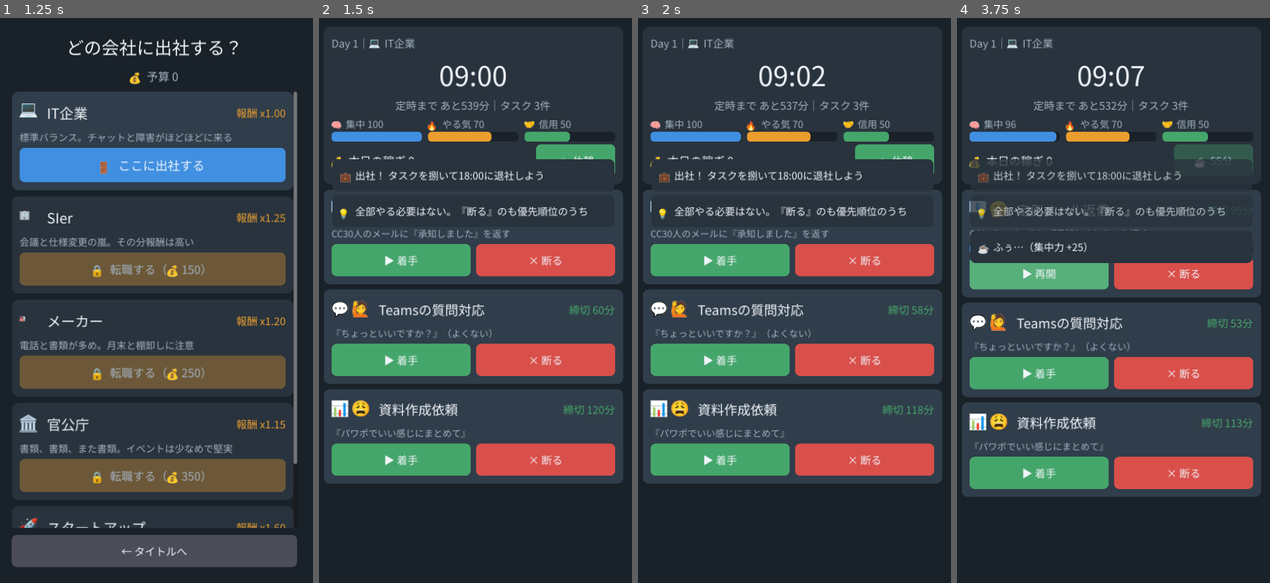
Above: before the commit, frames 1-4 (left to right).
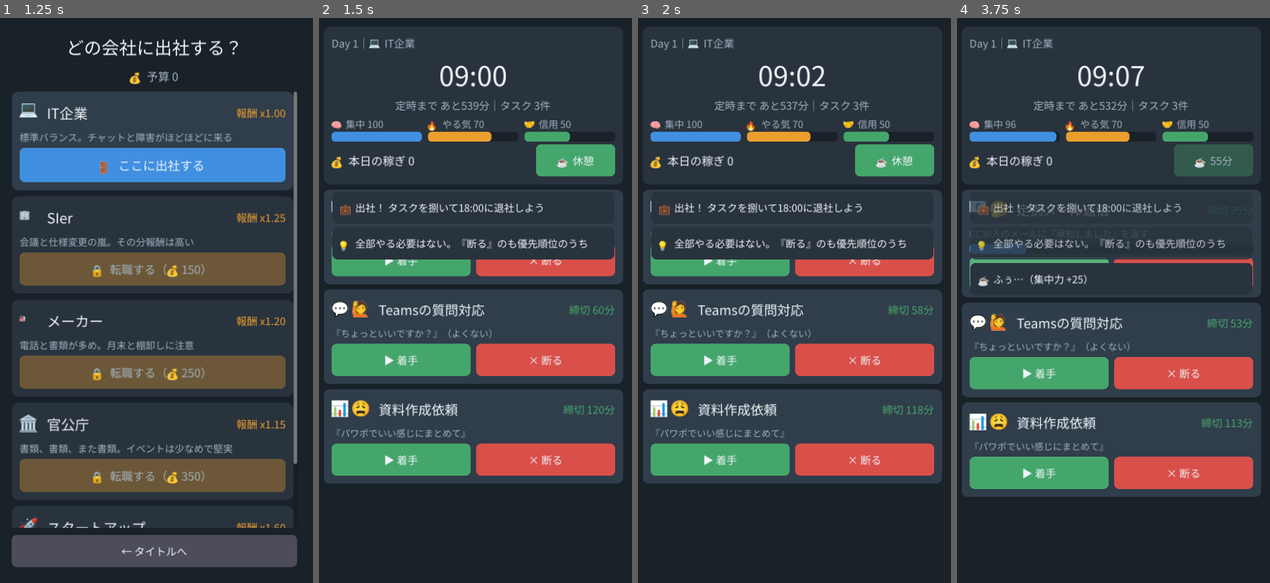
Above: after the commit, the same moments.

Repository: deradera56/teiji-challenge-deploy
Game: Godot game, scene res://scenes/Title.tscn
Same seed, same stepped clock (60 frames per second), same inputs: the game is played once before the commit and once after it.
Inputs:
- Up to frame 1 (1.25 s): click "💼 出社する" at 0.5 s
- Up to frame 2 (1.5 s): click "🚪 ここに出社する" at 1.25 s
- Up to frame 3 (2 s): no input
- Up to frame 4 (3.75 s): click "☕ 休憩" at 2 s; click "▶ 着手" at 2.75 s; click "⏸ 中断" at 3.5 s

Frame 1 is identical in both runs. In frame 2, 5.5% of the frame differs, in the area x 4-95%, y 25-43%; in frame 3, 5.5%; in frame 4, 8.2%, in the area x 4-95%, y 25-49%.

Commit message:
fix: トースト重なり解消・ラッシュ時刻前倒し・AI処理中の締切停止
- game.gd: トースト表示位置をHUDの実高さに追従させ、時計や会社名などの
  常設テキストとトーストが重なって読めなくなる問題を解消
- game.gd: 帰宅ラッシュの発生を17:50→17:30に前倒し（消化しきれない問題への対応）。
  関連するトースト文言・データ内の時刻描写（rush_boss/rush_request/rush_incident）・
  READMEも合わせて更新
- game.gd: AI委任中のタスクも作業中と同様に締切の進行を止めるよう修正
  （着手済みタスクが手が離れている間に期限切れになる理不尽を解消）
- ui_theme.gd: make_labelにwrapパラメータを追加（デフォルトOFF）。
  折返し必須の説明文・トースト等の呼び出し側にwrap=trueを付与し、
  新規追加したタイトル/リザルト画面の統計行にも一貫して適用
- ui_theme.gd: make_margin_vboxがScrollContainer直下でも全幅・全高に
  広がるようサイズフラグを明示（スマホでの表示崩れ対策）
- 全GDScriptをgdtoolkitで構文検証、全JSONデータの妥当性を確認済み

Diff:
--- a/data/tasks.json
+++ b/data/tasks.json
@@ -102,21 +102,21 @@
     },
     {
       "id": "rush_boss", "name": "上司『ちょっといい？』", "icon": "👔😨", "category": "rush",
-      "desc": "17:50に肩を叩かれた。嫌な予感しかしない",
+      "desc": "17:30に肩を叩かれた。嫌な予感しかしない",
       "work_min": 8, "focus_cost": 5, "deadline_min": 30,
       "trust_done": 4, "trust_fail": -7, "motivation_fail": -5,
       "budget_reward": 6, "urgent": true, "refuse_trust": -4, "weight": 0
     },
     {
       "id": "rush_request", "name": "退社直前の依頼", "icon": "📥🙏", "category": "rush",
-      "desc": "『今日中にお願いできる？』（今17:50）",
+      "desc": "『今日中にお願いできる？』（今17:30）",
       "work_min": 10, "focus_cost": 6, "deadline_min": 35,
       "trust_done": 5, "trust_fail": -8, "motivation_fail": -6,
       "budget_reward": 8, "urgent": true, "refuse_trust": -3, "weight": 0
     },
     {
       "id": "rush_incident", "name": "本番障害!?", "icon": "💥😱", "category": "rush",
-      "desc": "17:50のアラート通知。今日イチの緊張感",
+      "desc": "17:30のアラート通知。今日イチの緊張感",
       "work_min": 14, "focus_cost": 9, "deadline_min": 40,
       "trust_done": 8, "trust_fail": -13, "motivation_fail": -7,
       "budget_reward": 14, "urgent": true, "refuse_trust": -8, "weight": 0
--- a/scripts/autoload/config.gd
+++ b/scripts/autoload/config.gd
@@ -6,7 +6,7 @@
 var task_list: Array = []             # タスク定義の配列
 var spawn_interval_min: float = 24.0  # タスク発生間隔（ゲーム内分）
 var initial_tasks: Array = []         # 出社直後に積まれるタスク
-var rush_pool: Array = []             # 17:50ラッシュ用タスク
+var rush_pool: Array = []             # 17:30ラッシュ用タスク
 
 var events: Array = []
 var event_interval_min: float = 55.0
--- a/scripts/game/game.gd
+++ b/scripts/game/game.gd
@@ -1,9 +1,9 @@
 extends Control
-## コアゲームループ：出社→タスク発生→優先順位判断→イベント→17:50ラッシュ→退社判定
+## コアゲームループ：出社→タスク発生→優先順位判断→イベント→17:30ラッシュ→退社判定
 ## 時間はゲーム内分（9:00開始=0分、18:00=540分）で管理する。
 
 const DAY_END_MIN := 540.0      # 18:00 定時
-const RUSH_MIN := 530.0         # 17:50 ラッシュ
+const RUSH_MIN := 510.0         # 17:30 ラッシュ（消化しきれる余裕を持たせるため17:50から前倒し）
 const SPAWN_STOP_MIN := 500.0   # 通常タスクの発生はここまで
 const FORCE_END_MIN := 660.0    # 20:00 強制退社
 const GAME_MIN_PER_SEC := 3.2   # 実時間1秒 = ゲーム内3.2分（1日 約2.8分）
@@ -52,6 +52,7 @@
 var card_list: VBoxContainer
 var toast_box: VBoxContainer
 var flash_rect: ColorRect
+var hud_panel: PanelContainer
 
 
 func _ready() -> void:
@@ -137,8 +138,8 @@
 
 func _update_deadlines(dgm: float) -> void:
 	for card in cards.duplicate():
-		if card.state == TaskCard.State.ACTIVE:
-			continue  # 作業中は締切を止める（集中の恩恵）
+		if card.state == TaskCard.State.ACTIVE or card.state == TaskCard.State.AI:
+			continue  # 作業中・AI処理中は締切を止める（着手していれば期限切れにはならない）
 		card.deadline_left -= dgm
 		if card.deadline_left <= 0.0:
 			_fail_task(card)
@@ -168,7 +169,7 @@
 		var tpl := Config.get_task(id)
 		if not tpl.is_empty():
 			_add_task(tpl, true)
-	_toast("⏰ 17:50！帰宅直前ラッシュ発生！！", UiTheme.CARD_URGENT)
+	_toast("⏰ 17:30！帰宅直前ラッシュ発生！！", UiTheme.CARD_URGENT)
 	_flash(UiTheme.BAD)
 
 
@@ -463,6 +464,7 @@
 
 	# --- HUDパネル ---
 	var hud := UiTheme.make_panel(UiTheme.PANEL, 16)
+	hud_panel = hud
 	vb.add_child(hud)
 	var hud_vb := VBoxContainer.new()
 	hud_vb.add_theme_constant_override("separation", 6)
@@ -588,6 +590,11 @@
 	var ai_free := _ai_free_slots() > 0
 	for card in cards:
 		card.update_view(ai_available, ai_free)
+
+	# トーストがHUD（クロックや会社名など）と重ならないよう、実際のHUD高さに追従させる
+	if hud_panel != null:
+		var hud_bottom_local := hud_panel.get_global_rect().end.y - get_global_rect().position.y
+		toast_box.offset_top = hud_bottom_local + 16
 
 
 func _on_coffee() -> void:
--- a/scripts/ui/result.gd
+++ b/scripts/ui/result.gd
@@ -22,7 +22,7 @@
 	vb.add_child(outcome)
 
 	var day_l := UiTheme.make_label("Day %d｜%s" % [int(r.get("day", 1)), String(r.get("company", ""))],
-			24, UiTheme.TEXT_DIM)
+			24, UiTheme.TEXT_DIM, true)
 	day_l.horizontal_alignment = HORIZONTAL_ALIGNMENT_CENTER
 	vb.add_child(day_l)
 
@@ -36,7 +36,7 @@
 	grade_l.horizontal_alignment = HORIZONTAL_ALIGNMENT_CENTER
 	vb.add_child(grade_l)
 	if bool(r.get("perfect", false)):
-		var p := UiTheme.make_label("💮 パーフェクトデー！（失敗ゼロで定時退社）", 25, UiTheme.WARN)
+		var p := UiTheme.make_label("💮 パーフェクトデー！（失敗ゼロで定時退社）", 25, UiTheme.WARN, true)
 		p.horizontal_alignment = HORIZONTAL_ALIGNMENT_CENTER
 		vb.add_child(p)
 
@@ -47,7 +47,7 @@
 		vb.add_child(lvup)
 		var lvup_l := UiTheme.make_label(
 			"🆙 プレイヤーレベルアップ！ Lv%d → Lv%d" % [int(r.get("level_before", 0)), int(r.get("level_after", 0))],
-			26, UiTheme.TEXT_MAIN)
+			26, UiTheme.TEXT_MAIN, true)
 		lvup_l.horizontal_alignment = HORIZONTAL_ALIGNMENT_CENTER
 		lvup.add_child(lvup_l)
 
@@ -107,7 +107,7 @@
 	money.horizontal_alignment = HORIZONTAL_ALIGNMENT_CENTER
 	rv.add_child(money)
 	var rank := UiTheme.make_label("👑 %s｜定時退社 %d回｜🔥連続 %d" % [Meta.rank_name(), Meta.teiji_count, Meta.streak],
-			24, UiTheme.TEXT_DIM)
+			24, UiTheme.TEXT_DIM, true)
 	rank.horizontal_alignment = HORIZONTAL_ALIGNMENT_CENTER
 	rv.add_child(rank)
 
@@ -117,7 +117,7 @@
 		"🧗 プレイヤーLv%d（%d/%d XP）｜🏆 実績 %d/%d" % [
 			int(prog["level"]), int(prog["cur"]), int(prog["need"]),
 			int(ach_count["unlocked"]), int(ach_count["total"])],
-		21, UiTheme.TEXT_DIM)
+		21, UiTheme.TEXT_DIM, true)
 	lv_line.horizontal_alignment = HORIZONTAL_ALIGNMENT_CENTER
 	rv.add_child(lv_line)
 
--- a/scripts/ui/title.gd
+++ b/scripts/ui/title.gd
@@ -39,12 +39,12 @@
 	stats_vb.add_child(rank)
 	var line := UiTheme.make_label(
 		"定時退社 %d回｜出社 %d日｜最高連続 %d" % [Meta.teiji_count, Meta.total_days, Meta.best_streak],
-		24, UiTheme.TEXT_DIM)
+		24, UiTheme.TEXT_DIM, true)
 	line.horizontal_alignment = HORIZONTAL_ALIGNMENT_CENTER
 	stats_vb.add_child(line)
 	var line2 := UiTheme.make_label(
 		"💮 パーフェクト %d回｜🎓 熟練合計 Lv%d" % [Meta.perfect_days, Meta.mastery_total_level()],
-		24, UiTheme.TEXT_DIM)
+		24, UiTheme.TEXT_DIM, true)
 	line2.horizontal_alignment = HORIZONTAL_ALIGNMENT_CENTER
 	stats_vb.add_child(line2)
 	var money := UiTheme.make_label("💰 予算 %d" % Meta.budget, 28)
Not shown, changed: README.md
